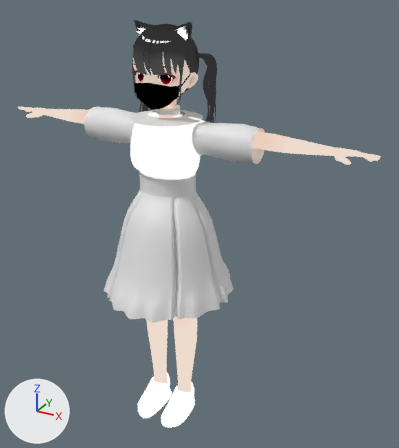
Two versions of the Blender file Jiraichan.blend, one commit apart.
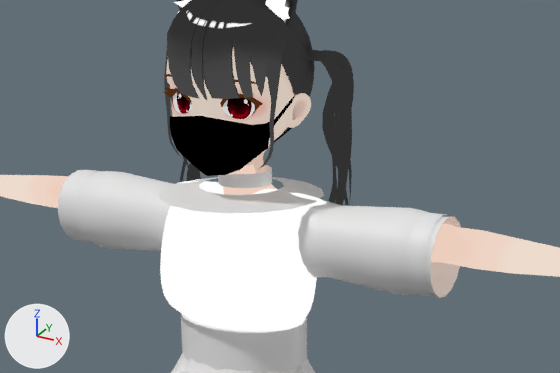
The first picture shows the older version from a camera (50 mm lens) standing at (5.83, -9.2, 9.57) and looking at (0.54, 0.43, 4.75). The close-ups show both versions on the part from 15% to 78% of the width and 7% to 44% of the height of that picture. The axes (+X, +Y, +Z) are drawn at lower left. The lights are the same throughout.

The first close-up shows 'Body', 'Cylinder', 'Face', 'Hair', 'Mask', 'Nekomimi', 'Shirt', 'Skirt', 'Twintail', 'choker', 'sleeve', 'waist'.
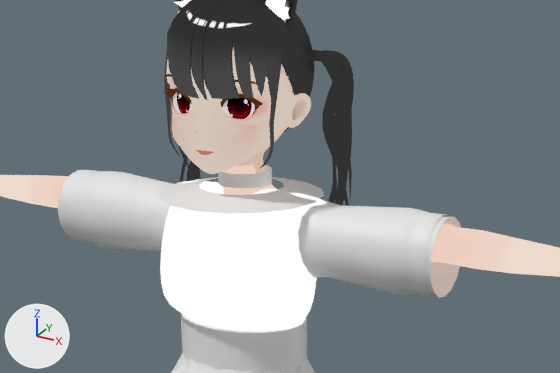
The change, as a diff of the scene's bpy script:
```diff
--- a/Jiraichan.blend.py
+++ b/Jiraichan.blend.py
@@ ob_mask @@
 _m = ob_mask.modifiers.new('Mirror', 'MIRROR')
 _m.use_clip = True
+ob_mask.hide_set(True)
```

Changed parts and their boxes [x1, y1, x2, y2] in the close-ups (560 x 373 px):
'Mask', hidden: before [170, 96, 295, 176]
